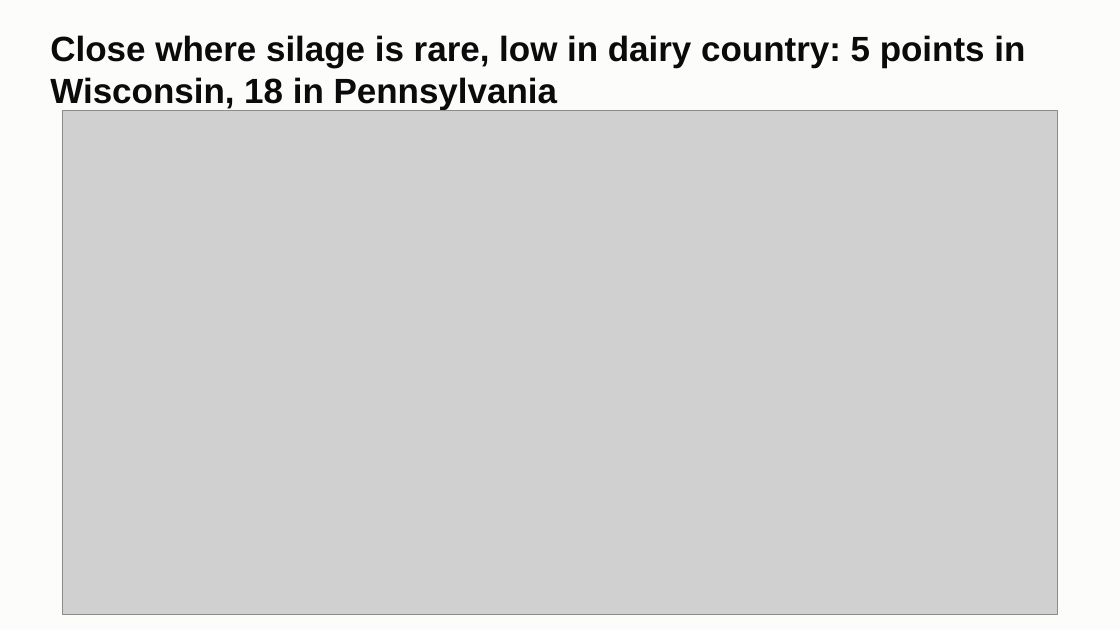
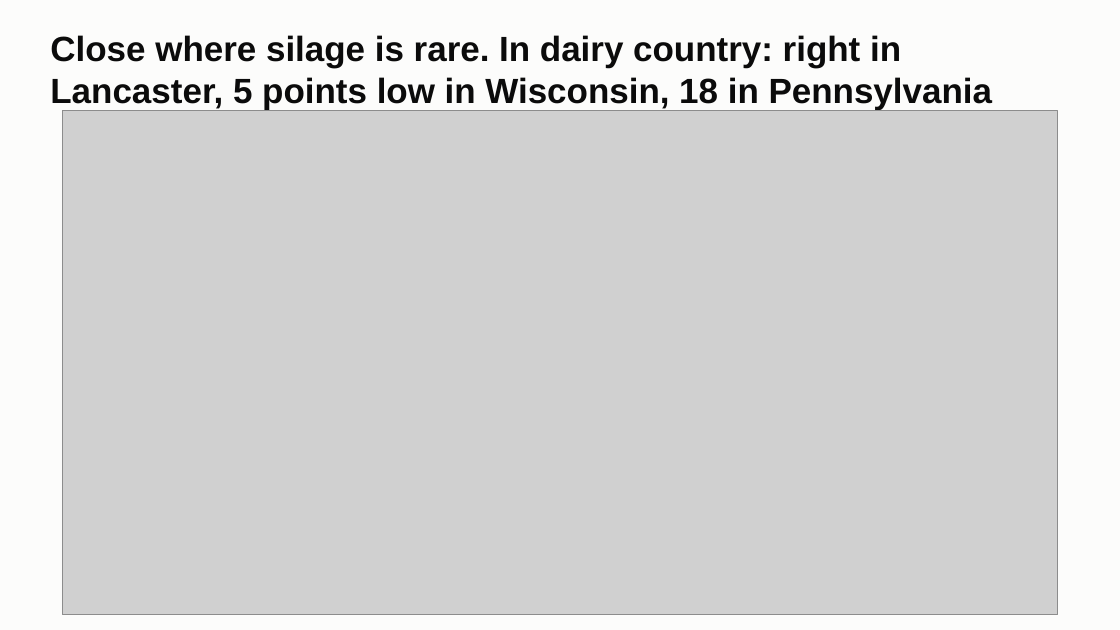
Before and after one commit to ChenSiyun1234/FieldVision, a slide deck: slide 6 of handoff/presentation/FieldVision_model_story.pptx. Drawn at 1120x630 pixels with LibreOffice and Linux fonts; fonts in the diff are those of the drawing; grey boxes stand for pictures. Boxes give left, top, right and bottom in pixels: in the first picture for what was removed or moved away, otherwise in the second. Text is boxed around its words. In the diff, an @@ line names an element or a change of style, - is before the commit and + after.

```diff
--- a/handoff/presentation/FieldVision_model_story.pptx
+++ b/handoff/presentation/FieldVision_model_story.pptx
@@ title at bbox=[50, 35, 992, 110]: text changed @@
-Close where silage is rare, low in dairy country: 5 points in Wisconsin, 18 in Pennsylvania
+Close where silage is rare. In dairy country: right in Lancaster, 5 points low in Wisconsin, 18 in Pennsylvania
```
Also in this commit, not shown: 4 other slides changed, 2 other files.
